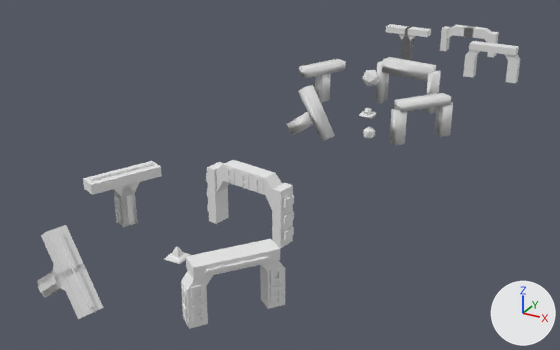
An edit to the Blender file Models/Blend/NewRuins.blend, drawn before and after from the same camera.
The view is the same before and after, from a camera (50 mm lens) standing at (19.9, -48.9, 18.3) and looking at (-2.5, -8.3, -2.0). The axes (+X, +Y, +Z) are drawn at lower right. The lights are the same throughout.
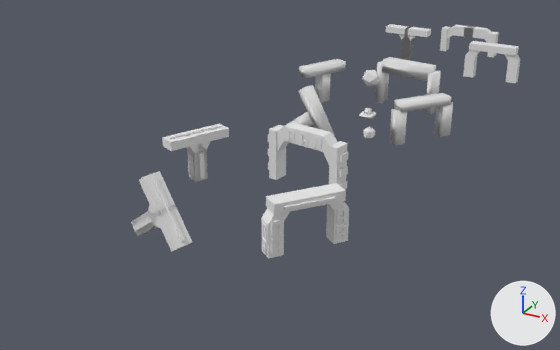
Where the change shows, as pixel boxes (x1, y1, x2, y2) in the pictures (560 x 350 px):
'Cube.006', reshaped, moved (15% narrower, 19% shorter)
    before: (37, 160, 294, 329)
    after: (131, 122, 349, 259)
part 1 of me_cube_025, deleted
    before: (164, 247, 191, 264)

Edits to the bpy script that builds the scene:
```text
Change me_cube_025:
    where me_cube_025.from_pydata(...)  # 1293 vertices, 1217 faces; spans x -16.0..14.9, y -16.0..12.9, z -5.2..4.4
    used by ob_cube_006; location = (0.0, -23.07, 1.53); rotation_euler = (0.0, 0.0, 1.141), in degrees (0, 0, 65); scale = (0.4, 0.4, 0.4)
    me_cube_025 part 1: the loose piece of 24 vertices spanning x -1.4..1.7, y -1.7..1.4, z -4.1..-2.7 is deleted
Change ob_cube_006:
    ob_cube_006.location: (0.0, -23.07, 1.53) -> (0.0, -16.58, 1.53)
```
